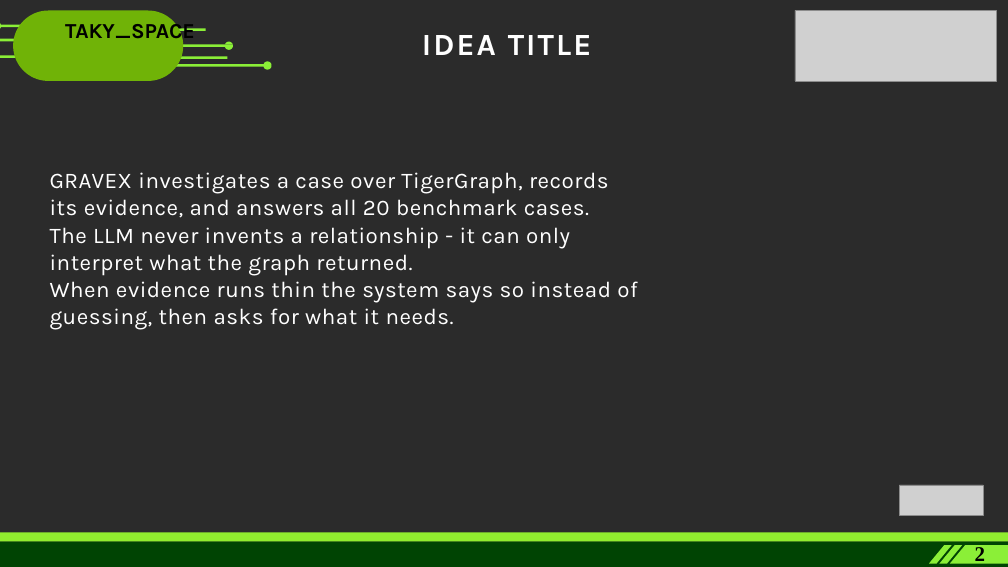
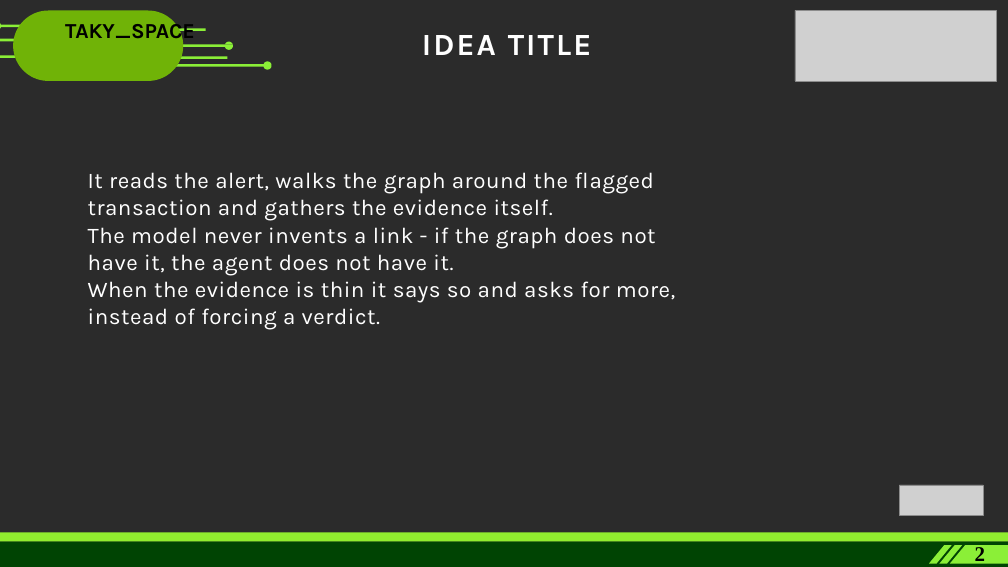
Before and after one commit to Taky170106/HHGOA, a slide deck: slide 2 of docs/HHGoa_2026_Presentation.pptx. Drawn at 1008x567 pixels with LibreOffice and Linux fonts; fonts in the diff are those of the drawing; grey boxes stand for pictures; background and template pictures are left out; a plain dark background stands for a picture behind light text. Boxes give left, top, right and bottom in pixels: in the first picture for what was removed or moved away, otherwise in the second. Text is boxed around its words. In the diff, an @@ line names an element or a change of style, - is before the commit and + after.

```diff
--- a/docs/HHGoa_2026_Presentation.pptx
+++ b/docs/HHGoa_2026_Presentation.pptx
@@ text at (x1=88, y1=172, x2=675, y2=330): text changed @@
-GRAVEX investigates a case over TigerGraph, records its evidence, and answers all 20 benchmark cases.
-The LLM never invents a relationship - it can only interpret what the graph returned.
-When evidence runs thin the system says so instead of guessing, then asks for what it needs.
+It reads the alert, walks the graph around the flagged transaction and gathers the evidence itself.
+The model never invents a link - if the graph does not have it, the agent does not have it.
+When the evidence is thin it says so and asks for more, instead of forcing a verdict.
```
Also in this commit, not shown: 7 other slides changed.
